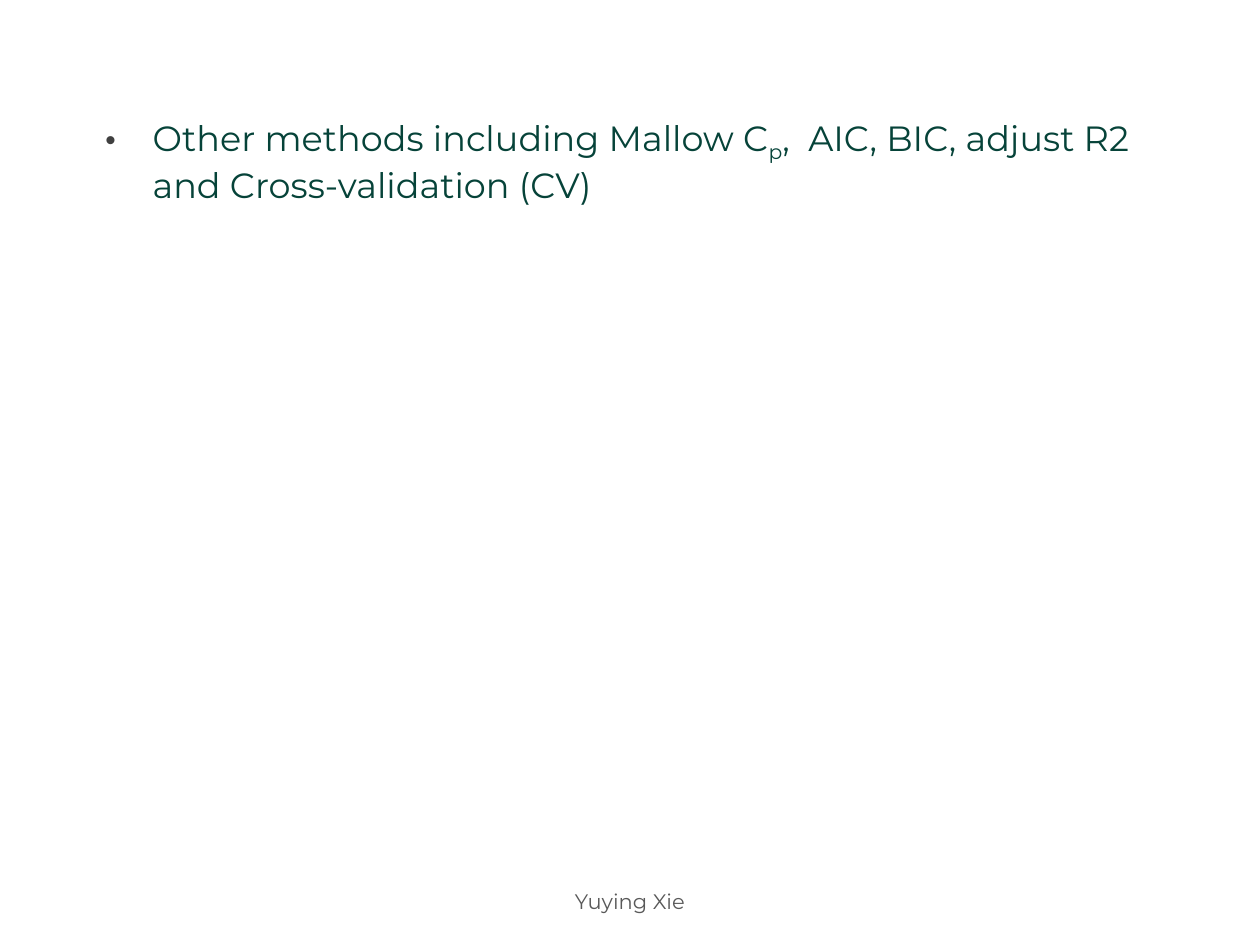
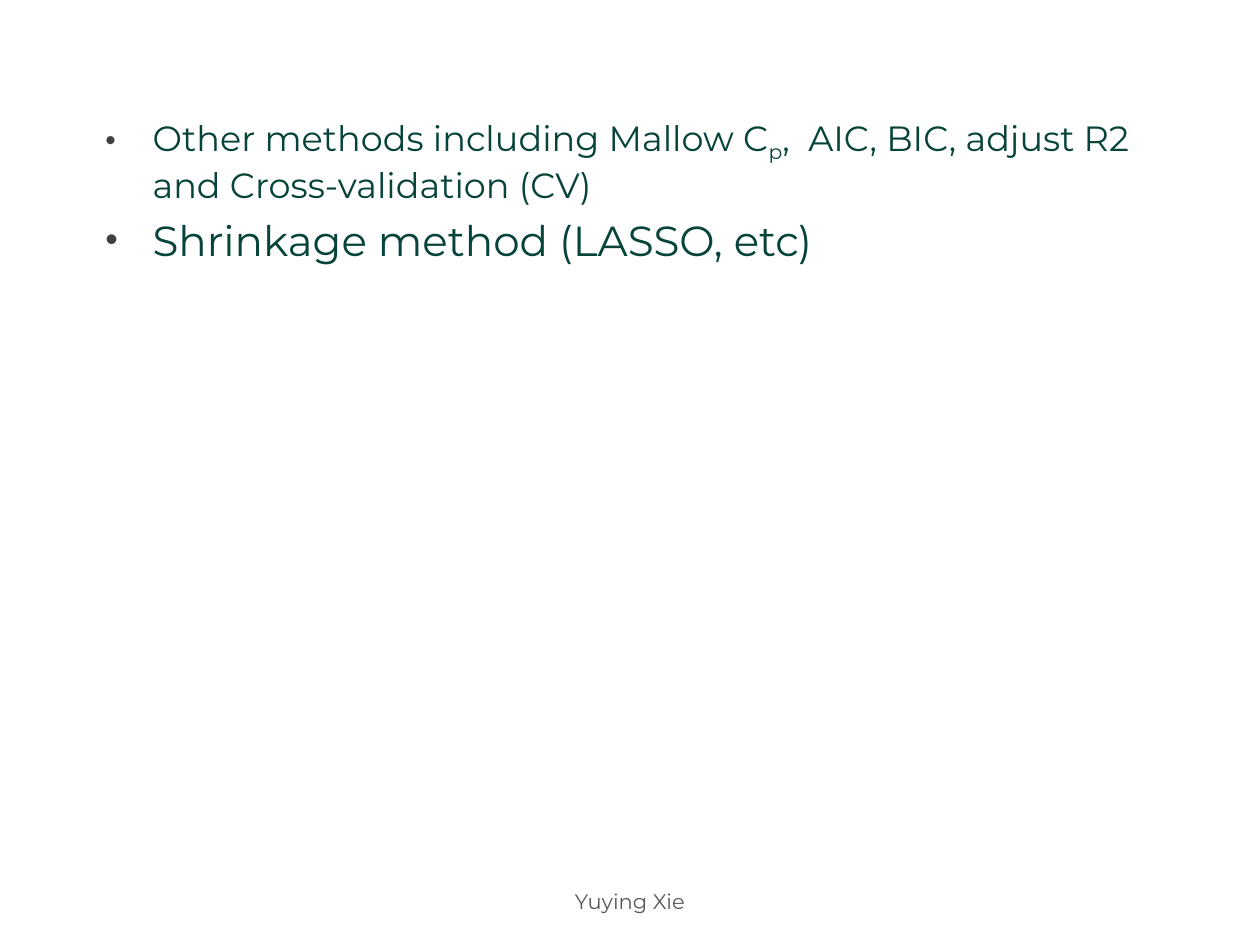
Before and after one commit to yuyingxie/CMSE381_SP2023, a slide deck: slide 16 of Lectures/Lec6/Lec6.pptx (slide 31 before the commit). Drawn at 1260x945 pixels with LibreOffice and Linux fonts; fonts in the diff are those of the drawing; background and template pictures are left out. Boxes give left, top, right and bottom in pixels: in the first picture for what was removed or moved away, otherwise in the second. Text is boxed around its words. In the diff, an @@ line names an element or a change of style, - is before the commit and + after.

```diff
--- a/Lectures/Lec6/Lec6.pptx
+++ b/Lectures/Lec6/Lec6.pptx
@@ text at [153, 224, 812, 265]: paragraph added @@
+  • Shrinkage method (LASSO, etc)
```
Also in this commit, not shown: 6 other slides changed, 3 slides added, 16 slides removed, 2 other files.
